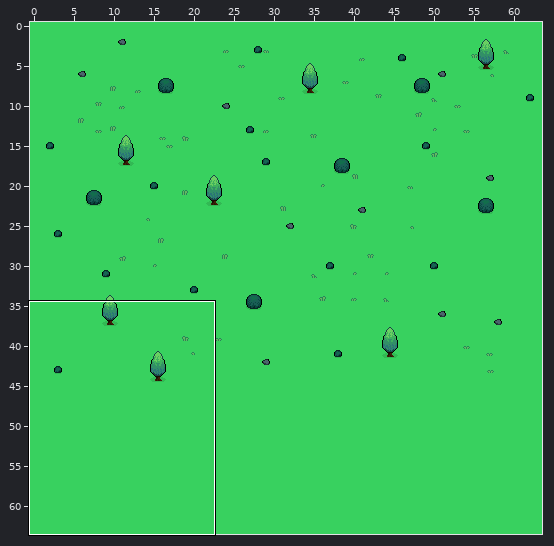
Tiled map: tilemaps/world.tmx. Above, an overview of the earlier version with the close-up marked.
Close-up. Before:
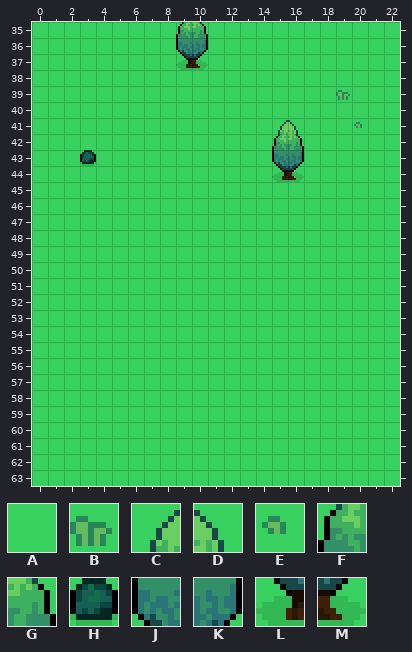
Cells are 8x8 px. Shown: x 0..22, y 35..63. The commit also changed other parts of the map, which this record leaves out.
Key: from "tileset": A 0, B 1 flipped left-right, C 8, D 9, E 17 flipped left-right, F 24, G 25, H 37, J 40, K 41, L 56, M 57.
_ is an empty cell.
Layer "Tile Layer 1" before, first column x 0:
35 AAAAAAAAAFGAAAAAAAAAAAA
36 AAAAAAAAAJKAAAAAAAAAAAA
37 AAAAAAAAALMAAAAAAAAAAAA
38 AAAAAAAAAAAAAAAAAAAAAAA
39 AAAAAAAAAAAAAAAAAAABAAA
40 AAAAAAAAAAAAAAAAAAAAAAA
41 AAAAAAAAAAAAAAACDAAAEAA
42 AAAAAAAAAAAAAAAFGAAAAAA
43 AAAHAAAAAAAAAAAJKAAAAAA
44 AAAAAAAAAAAAAAALMAAAAAA
45 AAAAAAAAAAAAAAAAAAAAAAA
46 AAAAAAAAAAAAAAAAAAAAAAA
47 AAAAAAAAAAAAAAAAAAAAAAA
48 AAAAAAAAAAAAAAAAAAAAAAA
49 AAAAAAAAAAAAAAAAAAAAAAA
50 AAAAAAAAAAAAAAAAAAAAAAA
51 AAAAAAAAAAAAAAAAAAAAAAA
52 AAAAAAAAAAAAAAAAAAAAAAA
53 AAAAAAAAAAAAAAAAAAAAAAA
54 AAAAAAAAAAAAAAAAAAAAAAA
55 AAAAAAAAAAAAAAAAAAAAAAA
56 AAAAAAAAAAAAAAAAAAAAAAA
57 AAAAAAAAAAAAAAAAAAAAAAA
58 AAAAAAAAAAAAAAAAAAAAAAA
59 AAAAAAAAAAAAAAAAAAAAAAA
60 AAAAAAAAAAAAAAAAAAAAAAA
61 AAAAAAAAAAAAAAAAAAAAAAA
62 AAAAAAAAAAAAAAAAAAAAAAA
63 AAAAAAAAAAAAAAAAAAAAAAA
Once edited:
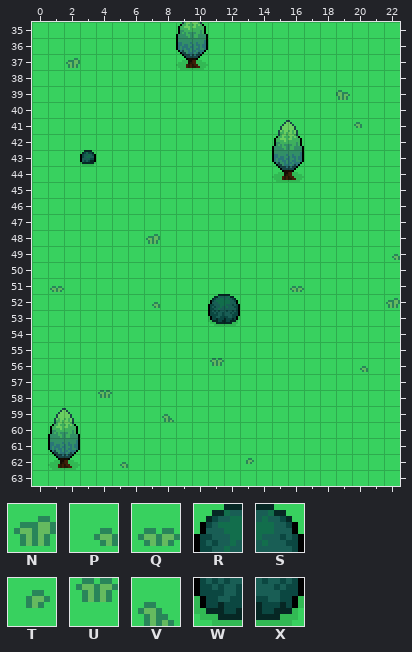
Further tiles: from "tileset": N 1, P 2, Q 3, R 5, S 6, T 17, U 18, V 19, W 21, X 22.
Changes in this commit:
Layer "Tile Layer 1":
y 37: x 2 A -> N
y 48: x 7 A -> N
y 49: x 22 A -> P
y 51: x 1 A -> Q; x 16 A -> Q
y 52: x 7 A -> P; x 11..12 AA -> RS; x 22 A -> N
y 53: x 11..12 AA -> WX
y 56: x 11 A -> U; x 20 A -> P
y 58: x 4 A -> U
y 59: x 1..2 AA -> CD; x 8 A -> V
y 60: x 1..2 AA -> FG
y 61: x 1..2 AA -> JK
y 62: x 1..2 AA -> LM; x 5 A -> P; x 13 A -> T
